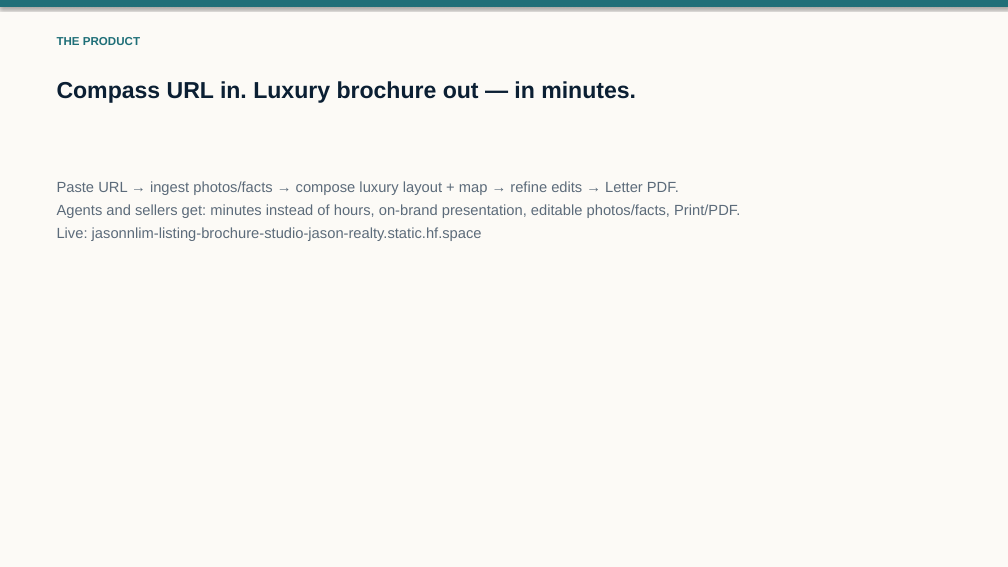
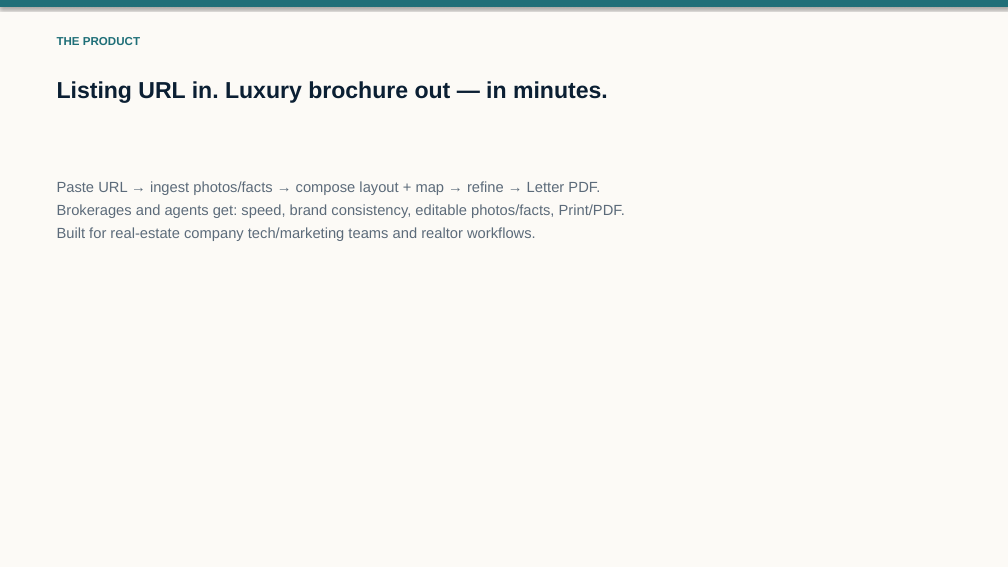
Before and after one commit to jhhlim/LLMFundamentals, a slide deck: slide 2 of Jason_Lim_Project_Notes_Demo_10min_VC_Pitch.pptx. Drawn at 1008x567 pixels with LibreOffice and Linux fonts; fonts in the diff are those of the drawing. Boxes give left, top, right and bottom in pixels: in the first picture for what was removed or moved away, otherwise in the second. Text is boxed around its words. In the diff, an @@ line names an element or a change of style, - is before the commit and + after.

```diff
--- a/Jason_Lim_Project_Notes_Demo_10min_VC_Pitch.pptx
+++ b/Jason_Lim_Project_Notes_Demo_10min_VC_Pitch.pptx
@@ text at [57,81,608,103]: text changed @@
-Compass URL in. Luxury brochure out — in minutes.
+Listing URL in. Luxury brochure out — in minutes.
@@ text at [57,181,625,241]: text changed @@
-Paste URL → ingest photos/facts → compose luxury layout + map → refine edits → Letter PDF.
-Agents and sellers get: minutes instead of hours, on-brand presentation, editable photos/facts, Print/PDF.
-Live: jasonnlim-listing-brochure-studio-jason-realty.static.hf.space
+Paste URL → ingest photos/facts → compose layout + map → refine → Letter PDF.
+Brokerages and agents get: speed, brand consistency, editable photos/facts, Print/PDF.
+Built for real-estate company tech/marketing teams and realtor workflows.
```
Also in this commit, not shown: 3 other slides changed, 4 other files.
